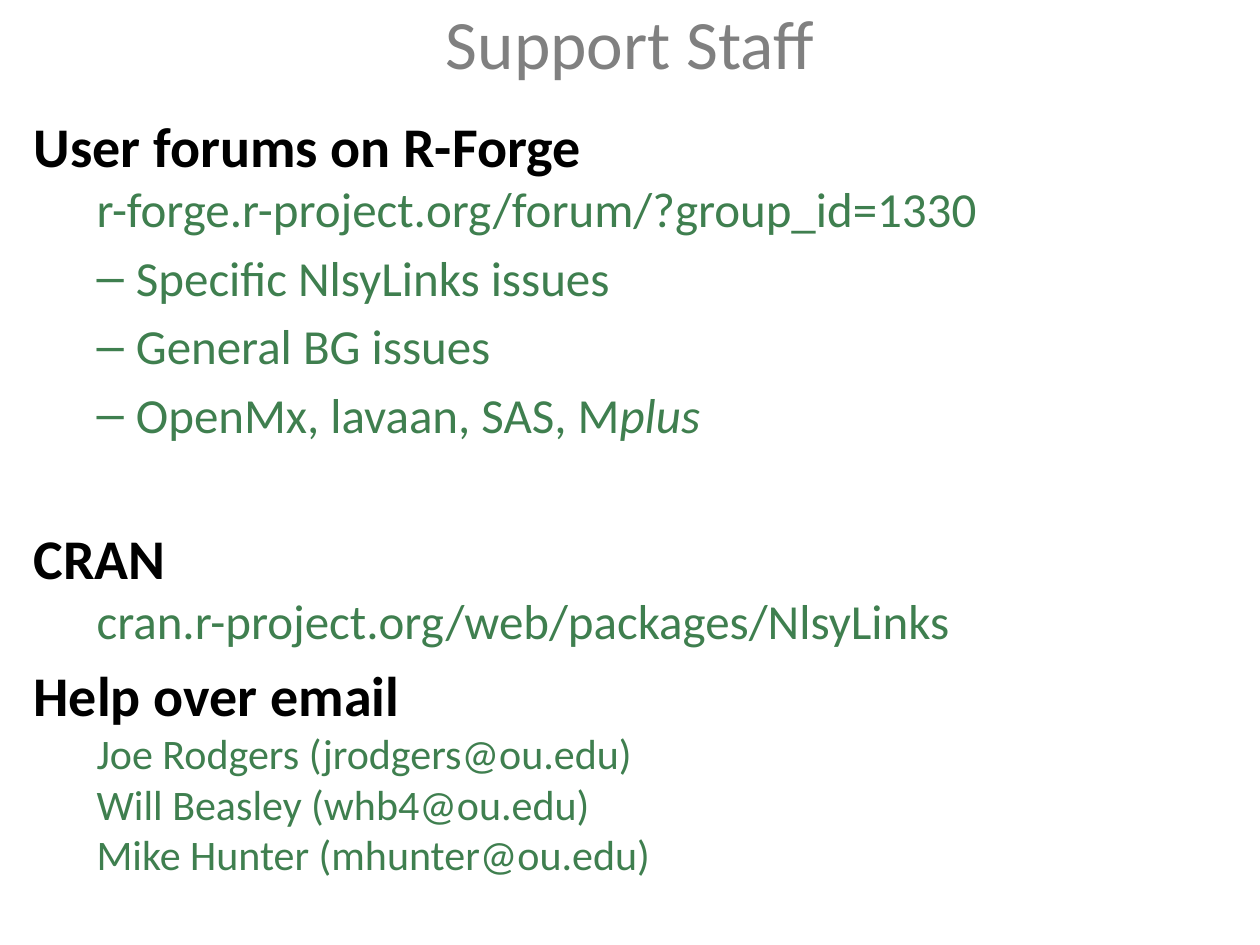
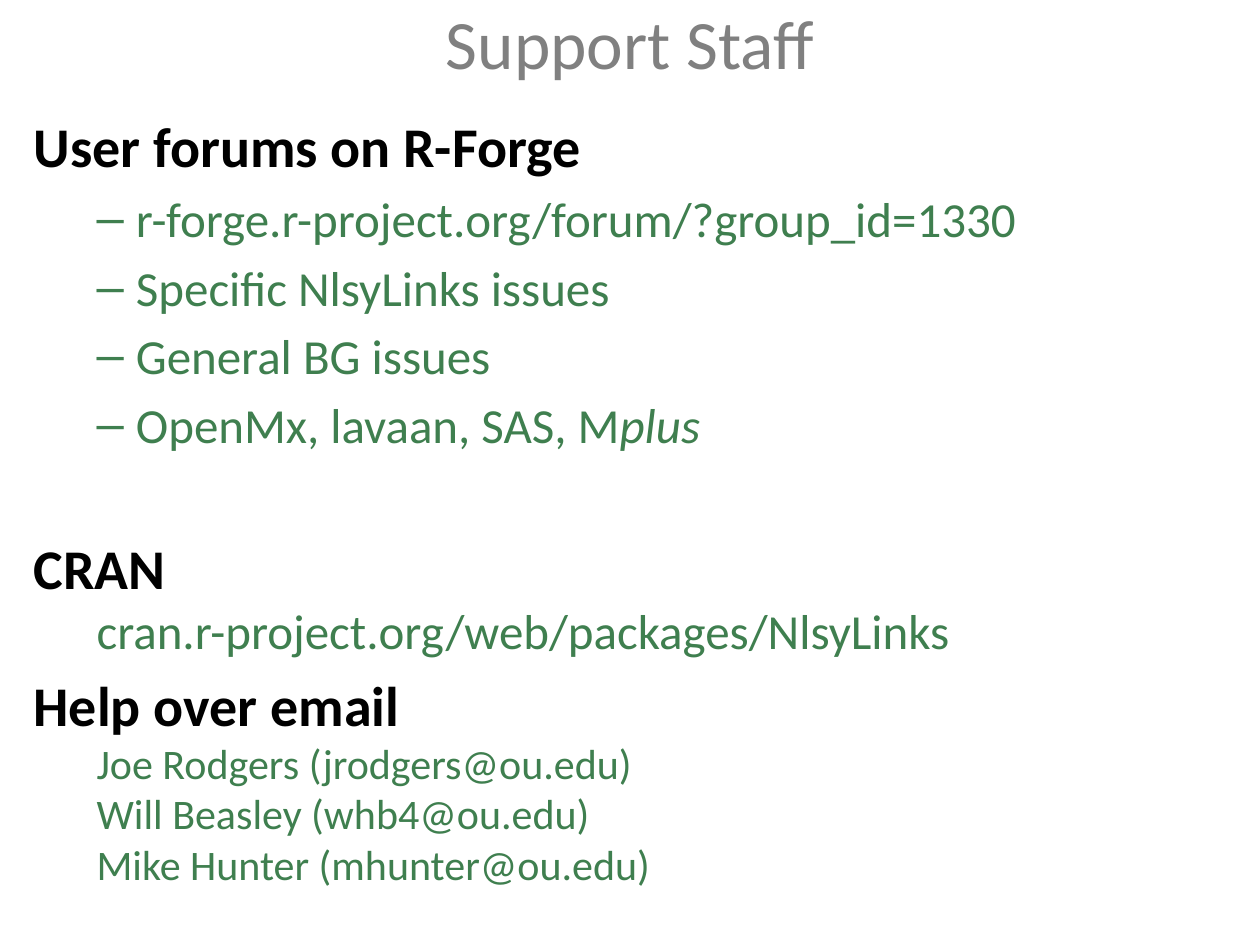
Before and after one commit to LiveOak/NlsyLinksDetermination, a slide deck: slide 25 of Publications/2013France/BeasleyBga2013-NlsyLinks.pptx (slide 24 before the commit). Drawn at 1260x945 pixels with LibreOffice and Linux fonts; fonts in the diff are those of the drawing. Boxes give left, top, right and bottom in pixels: in the first picture for what was removed or moved away, otherwise in the second. Text is boxed around its words. In the diff, an @@ line names an element or a change of style, - is before the commit and + after.

```diff
--- a/Publications/2013France/BeasleyBga2013-NlsyLinks.pptx
+++ b/Publications/2013France/BeasleyBga2013-NlsyLinks.pptx
@@ text at box(34, 128, 1016, 246): text changed @@
-User forums on R-Forge
-r-forge.r-project.org/forum/?group_id=1330
+User forums on R-Forge
+  – r-forge.r-project.org/forum/?group_id=1330
```
Also in this commit, not shown: 10 other slides changed, 2 slides added, 1 slide removed.
